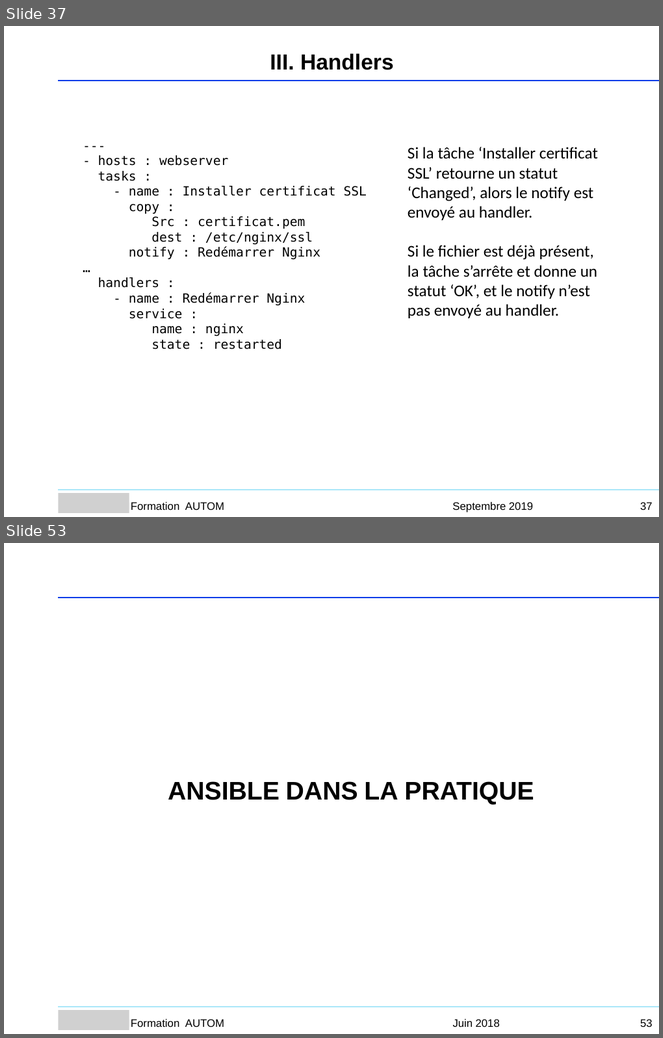
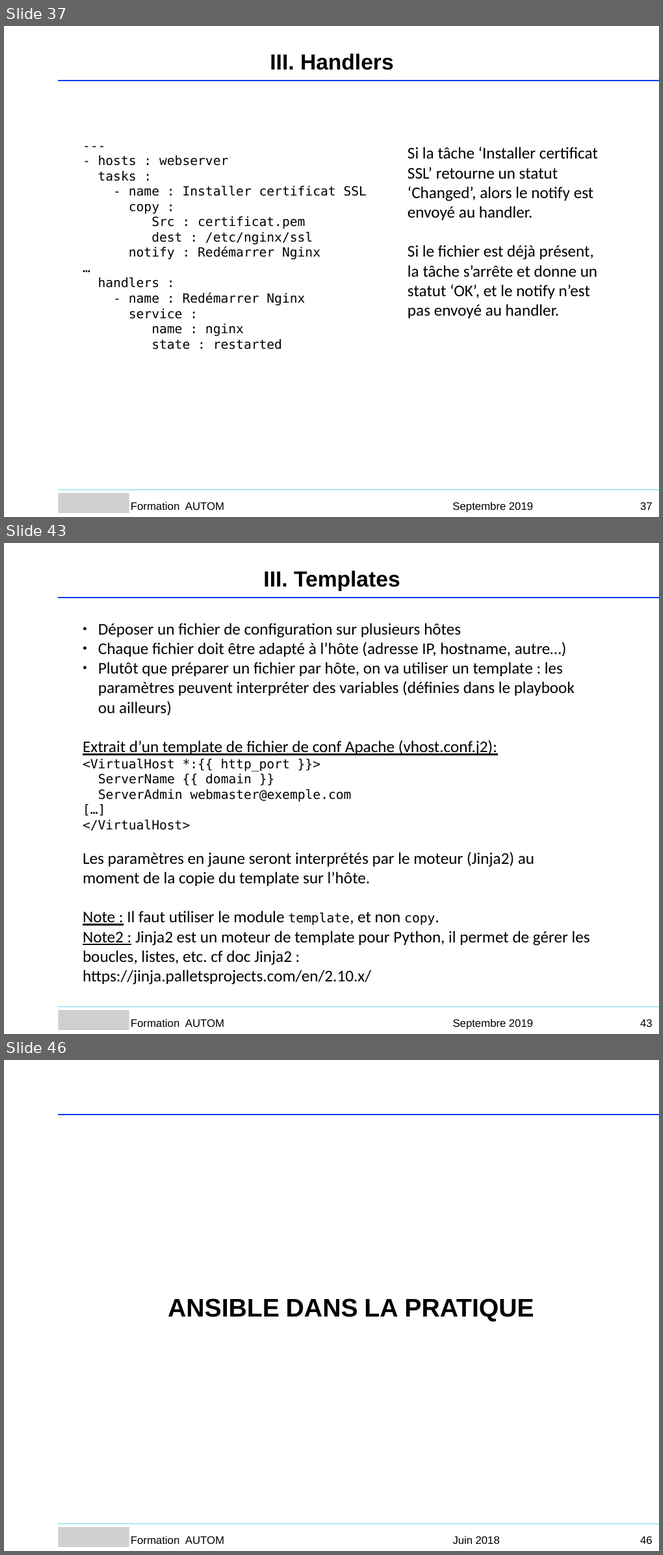
Before and after one commit to Sputnik93/cours_ansible, a slide deck: Ansible_support_cours_AGO.ppt. Shown one above the other, each under a label of ours: slides 37 and 53 before the commit, slides 37, 43 and 46 after it; the slides between them are not shown. The pictures are 663x1038 and 663x1555 pixels, drawn with LibreOffice and Linux fonts; fonts in the diff are those of the drawing; grey boxes stand for pictures; background and template pictures are left out. Boxes give left, top, right and bottom in pixels: in the first picture for what was removed or moved away, otherwise in the second. Text is boxed around its words. In the diff, an @@ line names an element or a change of style, - is before the commit and + after.

```diff
--- a/Ansible_support_cours_AGO.ppt
+++ b/Ansible_support_cours_AGO.ppt
@@ slide 43 added at (x1=4, y1=543, x2=659, y2=1034), background #FFFFFF @@
@@ text added at (x1=263, y1=570, x2=400, y2=591), 24 pt, text #000000, bold @@
+III. Templates
@@ freeform shape added at (x1=59, y1=598, x2=659, y2=598), outline #053CE8 0.99 pt @@
@@ text added at (x1=83, y1=623, x2=590, y2=985), 18 pt, text #000000 @@
+● Déposer un fichier de configuration sur plusieurs hôtes
+● Chaque fichier doit être adapté à l’hôte (adresse IP, hostname, autre…)
+● Plutôt que préparer un fichier par hôte, on va utiliser un template : les paramètres peuvent interpréter des variables (définies dans le playbook ou ailleurs)
+Extrait d’un template de fichier de conf Apache (vhost.conf.j2):
+<VirtualHost *:{{ http_port }}>
+ServerName {{ domain }}
+ServerAdmin webmaster@exemple.com
+[…]
+</VirtualHost>
+Les paramètres en jaune seront interprétés par le moteur (Jinja2) au moment de la copie du template sur l’hôte.
+Note : Il faut utiliser le module template, et non copy.
+Note2 : Jinja2 est un moteur de template pour Python, il permet de gérer les boucles, listes, etc. cf doc Jinja2 : https://jinja.palletsprojects.com/en/2.10.x/
@@ freeform shape added at (x1=59, y1=1007, x2=659, y2=1007), outline #AAE7F9 0.99 pt @@
@@ picture added at (x1=59, y1=1011, x2=130, y2=1031) @@
@@ text added at (x1=131, y1=1019, x2=224, y2=1027), 12 pt, text #000000 @@
+Formation AUTOM
@@ text added at (x1=453, y1=1019, x2=533, y2=1030), 12 pt, text #000000 @@
+Septembre 2019
@@ page number added at (x1=640, y1=1019, x2=653, y2=1027), 12 pt, text #000000 @@
+43
@@ what was slide 53 is now slide 46 @@
@@ page number at (x1=640, y1=1536, x2=653, y2=1544): text changed @@
-53
+46
```
Also in this commit, not shown: 5 slides changed, 4 other slides added, 12 slides removed, 1 other file.
